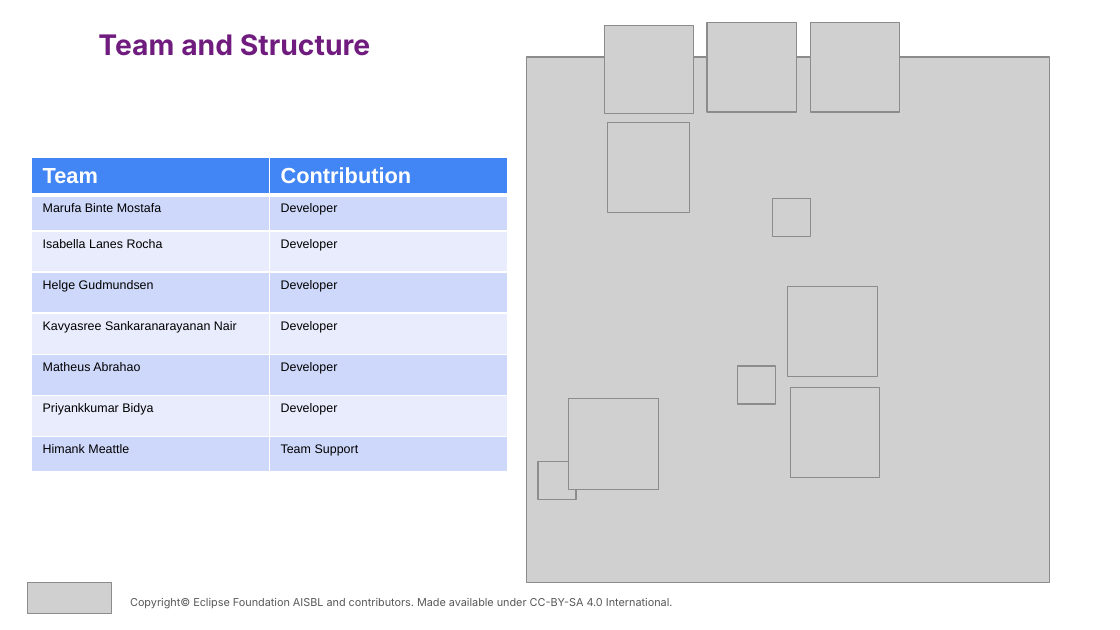
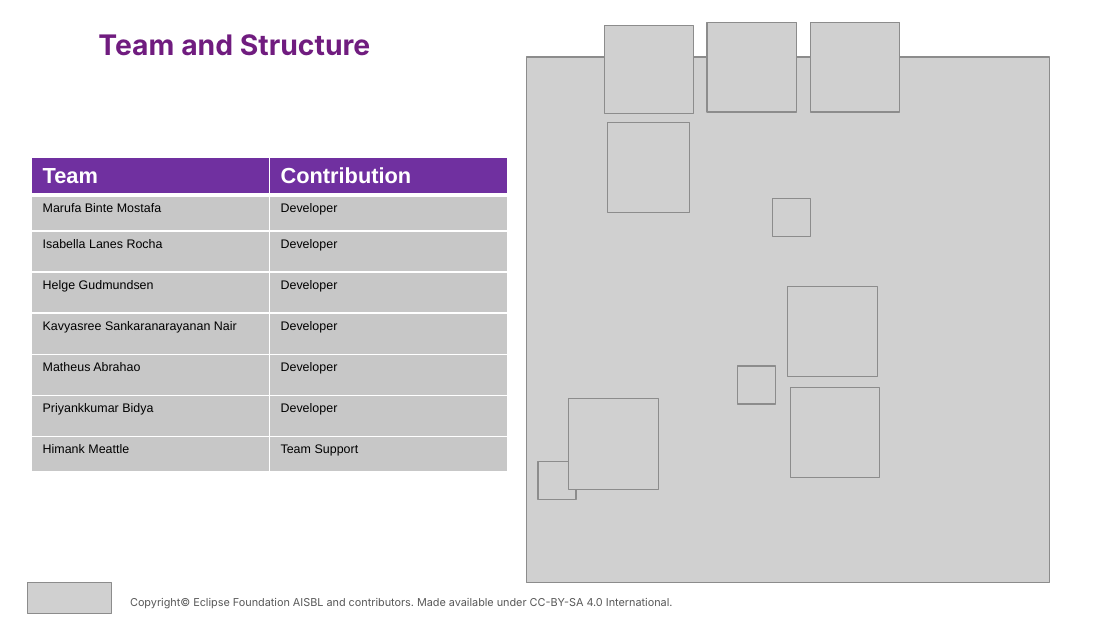
Before and after one commit to Eclipse-SDV-Hackathon-Chapter-Four/TRAceON, a slide deck: slide 2 of [EF_SDV_Hackathon_2026] - Pitching Slides_TRAceON 3.pptx. Drawn at 1120x630 pixels with LibreOffice and Linux fonts; fonts in the diff are those of the drawing; grey boxes stand for pictures. Boxes give left, top, right and bottom in pixels: in the first picture for what was removed or moved away, otherwise in the second. Text is boxed around its words. In the diff, an @@ line names an element or a change of style, - is before the commit and + after.

```diff
--- a/[EF_SDV_Hackathon_2026] - Pitching Slides_TRAceON 3.pptx
+++ b/[EF_SDV_Hackathon_2026] - Pitching Slides_TRAceON 3.pptx
@@ table at box(31, 158, 506, 473) @@
@@ fill #4285F4 to #7030A0 in row 1 @@
@@ fill #CFD9FB to #C8C8C8 in 8 cells @@
@@ fill #E9EDFD to #C8C8C8 in 6 cells @@
```
Also in this commit, not shown: 2 other slides changed, 1 slide removed.
